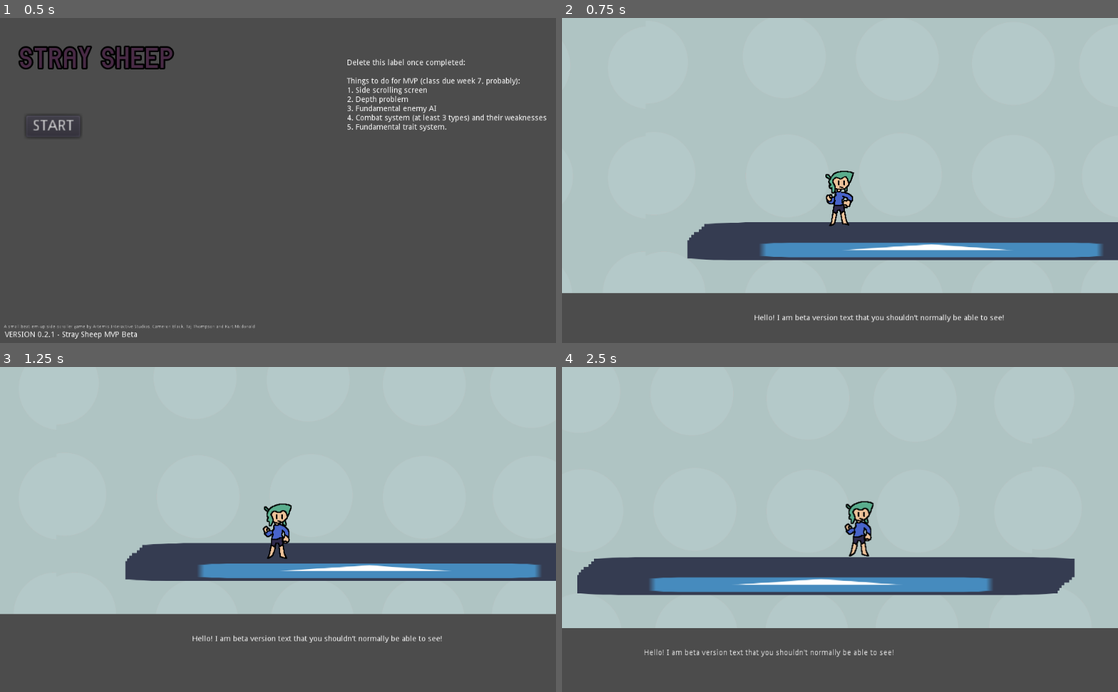
Above: before the commit, frames 1-4 (two rows, left to right).
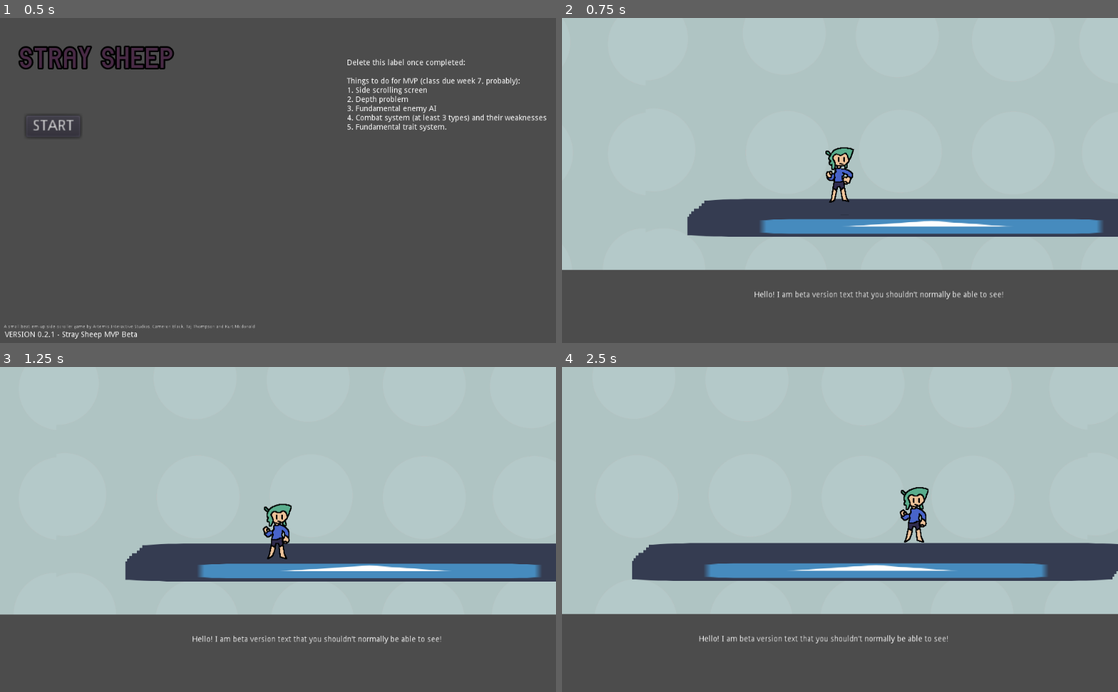
Above: after the commit, the same moments.

Repository: Camasamac/StraySheep
Game: Godot game, scene res://Title and Main Scenes/Main Menu.tscn
The game is run twice, just before and just after one commit, with the same random seed, the same clock (stepped at 60 frames per second) and the same inputs. The engine's default icon, where the game draws it, is replaced by a stand-in: a white triangle on a blue panel in a dark square.
Inputs:
- Up to frame 1 (0.5 s): no input
- Up to frame 2 (0.75 s): click "START" at 0.5 s
- Up to frame 3 (1.25 s): no input
- Up to frame 4 (2.5 s): hold D (ui_right) from 1.28 s (still down); tap W (ui_up) at 1.52, 2.27 s

Frame 1 is identical in both runs. In frame 2, 22% of the frame differs, in the area x 0-100%, y 39-94%; in frame 3, 1.7%; in frame 4, 18%.

Commit message:
28/08/23
no major changes, changed the player's camera so it properly sidescrolls. spent most of the lesson looking for npc dialog options.

Diff:
--- a/Game Scenes/TEST_Main Zone.tscn
+++ b/Game Scenes/TEST_Main Zone.tscn
@@ -164,19 +164,21 @@
 [node name="Player2D" parent="." groups=["Player"] instance=ExtResource( 2 )]
 position = Vector2( 320, 393 )
 
-[node name="Camera2D" type="Camera2D" parent="Player2D"]
-position = Vector2( 0, -6 )
-current = true
-smoothing_enabled = true
-
-[node name="PauseMenu" parent="." instance=ExtResource( 3 )]
+[node name="PauseMenu" parent="Player2D" instance=ExtResource( 3 )]
 visible = false
-
-[node name="ParallaxBackground" parent="." instance=ExtResource( 4 )]
+anchor_right = 0.0
+anchor_bottom = 0.0
+margin_left = -170.0
+margin_top = -350.0
+margin_right = -170.0
+margin_bottom = -350.0
 
 [node name="Label" type="Label" parent="."]
 margin_left = 162.0
 margin_top = 647.0
 margin_right = 202.0
 margin_bottom = 661.0
+rect_scale = Vector2( 0.997167, 1.0649 )
 text = "Hello! I am beta version text that you shouldn't normally be able to see!"
+
+[node name="ParallaxBackground" parent="." instance=ExtResource( 4 )]
--- a/Player/2DPlayer.tscn
+++ b/Player/2DPlayer.tscn
@@ -62,8 +62,8 @@
 				set_collision_layer_bit(Global.player_depth + 1, false)
 				set_collision_layer_bit(Global.player_depth, true)
 				# what makes it so i can go down?!
-		if Global.player_depth == 7:
-			set_collision_layer_bit(7, true)
+		#if Global.player_depth == 7:
+			#set_collision_layer_bit(7, true)
 		print(Global.player_depth)
 
 	if Input.is_action_pressed(\"ui_down\"):
@@ -78,8 +78,8 @@
 			if Input.is_action_just_released(\"ui_down\"):
 				set_collision_layer_bit(Global.player_depth - 1, false)
 				set_collision_layer_bit(Global.player_depth, true)
-		if Global.player_depth == 1:
-			set_collision_layer_bit(1, true)
+		#if Global.player_depth == 1:
+			#set_collision_layer_bit(1, true)
 		print(Global.player_depth)
 
 	#print(velocity.y)
@@ -106,7 +106,7 @@
 "values": [ 0, 4, 6, 4 ]
 }
 
-[node name="Node2D" type="KinematicBody2D"]
+[node name="2DPlayer" type="KinematicBody2D"]
 script = SubResource( 3 )
 
 [node name="CollisionShape2D" type="CollisionShape2D" parent="."]
@@ -121,3 +121,13 @@
 
 [node name="AnimationPlayer" type="AnimationPlayer" parent="."]
 anims/Idle = SubResource( 2 )
+
+[node name="Camera2D" type="Camera2D" parent="."]
+position = Vector2( 0, 50 )
+current = true
+drag_margin_h_enabled = true
+drag_margin_v_enabled = true
+smoothing_enabled = true
+__meta__ = {
+"_editor_description_": "Everything contained within the Pink Border is the camera in the game."
+}
--- a/project.godot
+++ b/project.godot
@@ -25,10 +25,24 @@
 
 [input]
 
+ui_accept={
+"deadzone": 0.5,
+"events": [ Object(InputEventKey,"resource_local_to_scene":false,"resource_name":"","device":0,"alt":false,"shift":false,"control":false,"meta":false,"command":false,"pressed":false,"scancode":16777221,"physical_scancode":0,"unicode":0,"echo":false,"script":null)
+, Object(InputEventJoypadButton,"resource_local_to_scene":false,"resource_name":"","device":0,"button_index":0,"pressure":0.0,"pressed":false,"script":null)
+ ]
+}
 ui_select={
 "deadzone": 0.5,
 "events": [ Object(InputEventKey,"resource_local_to_scene":false,"resource_name":"","device":0,"alt":false,"shift":false,"control":false,"meta":false,"command":false,"pressed":false,"scancode":0,"physical_scancode":16777221,"unicode":0,"echo":false,"script":null)
  ]
+}
+ui_focus_next={
+"deadzone": 0.5,
+"events": [  ]
+}
+ui_focus_prev={
+"deadzone": 0.5,
+"events": [  ]
 }
 ui_left={
 "deadzone": 0.5,
@@ -54,6 +68,27 @@
 , Object(InputEventJoypadButton,"resource_local_to_scene":false,"resource_name":"","device":0,"button_index":13,"pressure":0.0,"pressed":false,"script":null)
  ]
 }
+ui_interact={
+"deadzone": 0.5,
+"events": [ Object(InputEventKey,"resource_local_to_scene":false,"resource_name":"","device":0,"alt":false,"shift":false,"control":false,"meta":false,"command":false,"pressed":false,"scancode":0,"physical_scancode":16777221,"unicode":0,"echo":false,"script":null)
+ ]
+}
+ui_page_up={
+"deadzone": 0.5,
+"events": [  ]
+}
+ui_page_down={
+"deadzone": 0.5,
+"events": [  ]
+}
+ui_home={
+"deadzone": 0.5,
+"events": [  ]
+}
+ui_end={
+"deadzone": 0.5,
+"events": [  ]
+}
 ui_jump={
 "deadzone": 0.5,
 "events": [ Object(InputEventKey,"resource_local_to_scene":false,"resource_name":"","device":0,"alt":false,"shift":false,"control":false,"meta":false,"command":false,"pressed":false,"scancode":0,"physical_scancode":32,"unicode":0,"echo":false,"script":null)
